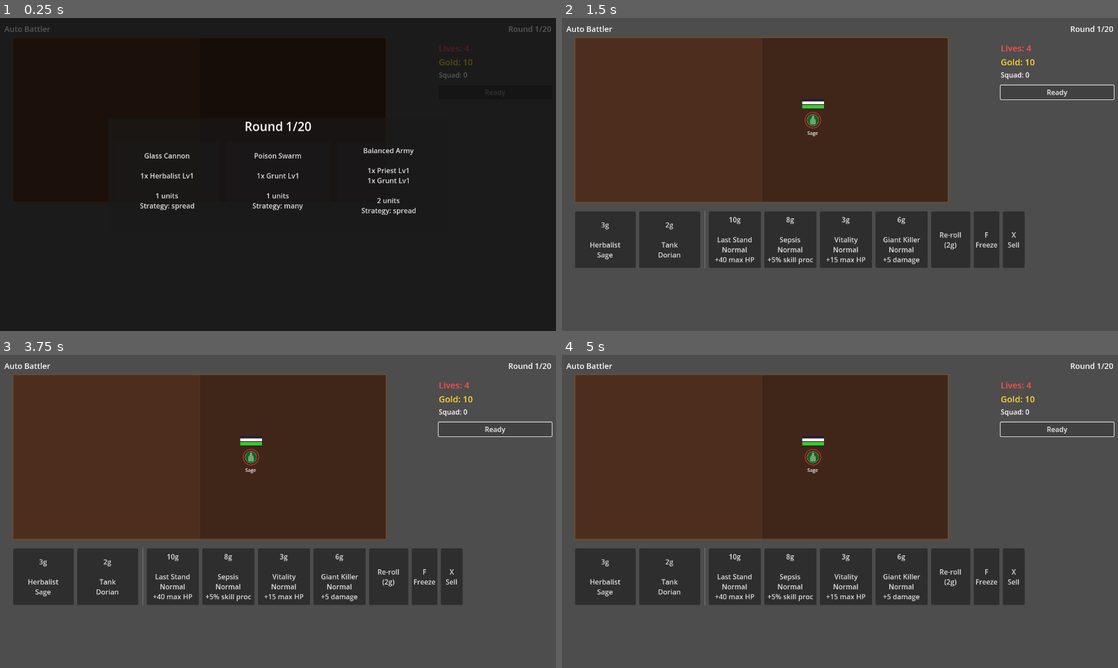
Above: before the commit, frames 1-4 (two rows, left to right).
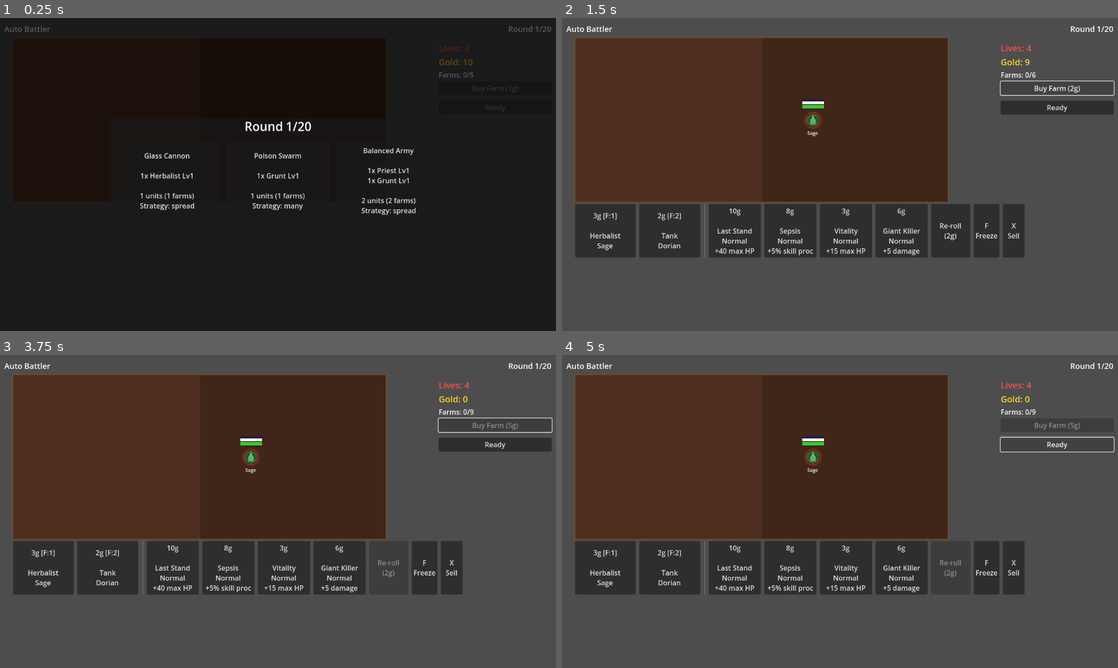
Above: after the commit, the same moments.

Repository: MarcelineVPQ/auto_battler
Game: Godot game, scene res://scenes/main.tscn
Two runs of this game, one before a commit and one after it. Both use one fixed random seed, a clock stepped at 60 frames per second and the inputs below. The engine's default icon, where the game draws it, is replaced by a stand-in: a white triangle on a blue panel in a dark square.
Inputs (mouse positions are in pixels of both pictures, inside the frame that each line leads up to):
- Up to frame 1 (0.25 s): no input
- Up to frame 2 (1.5 s): click (728, 180) at 0.5 s, where only the run before the commit has a clickable "Glass Cannon 1x Herbalist Lv1…"; click (1056, 86) at 1.25 s, where only the run after the commit has a clickable "Buy Farm (1g)"
- Up to frame 3 (3.75 s): click (494, 423) at 2 s, where only the run after the commit has a clickable "Buy Farm (2g)"; click (494, 423) at 2.75 s, where only the run after the commit has a clickable "Buy Farm (3g)"; click (494, 423) at 3.5 s, where only the run after the commit has a clickable "Buy Farm (4g)"
- Up to frame 4 (5 s): click "Ready" at 4.25 s

The runs differ from the first frame. In frame 1, 0.3% of the frame differs, in the area x 25-94%, y 17-60%; in frame 2, 6.8%, in the area x 2-100%, y 13-80%; in frame 3, 6.6%; in frame 4, 5.8%.

Commit message:
Add farm resource system replacing squad cap, with attack range circle fix
Replace the unused squad_cap with a farm-based population system:
- Each hero has a pop_cost (1-4) limiting army composition
- Players start with 5 farms and can buy more at scaling cost (1g, 2g, 3g...)
- Enemy waves use farm-budget scaling (~1 unit round 1, ramping up)
- Shop cards and previews display farm cost alongside gold cost
- Fix attack range circle to follow selected unit during combat

Co-Authored-By: Claude Opus 4.6 <noreply@anthropic.com>

Diff:
--- a/resources/units/archer.tres
+++ b/resources/units/archer.tres
@@ -8,6 +8,7 @@
 unit_name = "Lyra"
 unit_class = "Archer"
 farm_cost = 2
+pop_cost = 3
 max_hp = 55
 damage = 11
 attacks_per_second = 0.8
--- a/resources/units/assassin.tres
+++ b/resources/units/assassin.tres
@@ -8,6 +8,7 @@
 unit_name = "Shade"
 unit_class = "Assassin"
 farm_cost = 3
+pop_cost = 3
 max_hp = 60
 damage = 12
 attacks_per_second = 0.9
--- a/resources/units/grunt.tres
+++ b/resources/units/grunt.tres
@@ -8,6 +8,7 @@
 unit_name = "Korg"
 unit_class = "Grunt"
 farm_cost = 1
+pop_cost = 1
 max_hp = 130
 damage = 7
 attacks_per_second = 1.1
--- a/resources/units/herbalist.tres
+++ b/resources/units/herbalist.tres
@@ -8,6 +8,7 @@
 unit_name = "Sage"
 unit_class = "Herbalist"
 farm_cost = 3
+pop_cost = 1
 max_hp = 90
 damage = 10
 attacks_per_second = 0.7
--- a/resources/units/priest.tres
+++ b/resources/units/priest.tres
@@ -8,6 +8,7 @@
 unit_name = "Helena"
 unit_class = "Priest"
 farm_cost = 1
+pop_cost = 1
 max_hp = 65
 damage = 4
 attacks_per_second = 1.0
--- a/resources/units/summoner.tres
+++ b/resources/units/summoner.tres
@@ -8,6 +8,7 @@
 unit_name = "Nyx"
 unit_class = "Summoner"
 farm_cost = 4
+pop_cost = 4
 max_hp = 50
 damage = 0
 attacks_per_second = 0.2
--- a/resources/units/tank.tres
+++ b/resources/units/tank.tres
@@ -8,6 +8,7 @@
 unit_name = "Dorian"
 unit_class = "Tank"
 farm_cost = 2
+pop_cost = 2
 max_hp = 200
 damage = 8
 attacks_per_second = 0.6
--- a/resources/units/warlock.tres
+++ b/resources/units/warlock.tres
@@ -8,6 +8,7 @@
 unit_name = "Garalt"
 unit_class = "Warlock"
 farm_cost = 2
+pop_cost = 2
 max_hp = 50
 damage = 12
 attacks_per_second = 0.5
--- a/scenes/main.tscn
+++ b/scenes/main.tscn
@@ -56,10 +56,15 @@
 theme_override_font_sizes/font_size = 20
 text = "Gold: 10"
 
-[node name="CapLabel" type="Label" parent="UI/SidePanel"]
+[node name="FarmsLabel" type="Label" parent="UI/SidePanel"]
 layout_mode = 2
 theme_override_font_sizes/font_size = 16
-text = "Squad: 0/6"
+text = "Farms: 0/5"
+
+[node name="BuyFarmButton" type="Button" parent="UI/SidePanel"]
+custom_minimum_size = Vector2(0, 28)
+layout_mode = 2
+text = "Buy Farm (3g)"
 
 [node name="Spacer" type="Control" parent="UI/SidePanel"]
 custom_minimum_size = Vector2(0, 5)
@@ -84,7 +89,7 @@
 offset_left = 1010.0
 offset_top = 220.0
 offset_right = 1270.0
-offset_bottom = 430.0
+offset_bottom = 425.0
 horizontal_scroll_mode = 0
 
 [node name="InfoPanel" type="VBoxContainer" parent="UI/InfoScroll"]
--- a/scripts/autoload/game_manager.gd
+++ b/scripts/autoload/game_manager.gd
@@ -6,11 +6,14 @@
 signal round_ended(player_won: bool)
 signal gold_changed(new_amount: int)
 signal lives_changed(new_lives: int)
+signal farms_changed
 signal game_over
 
 const MAX_ROUNDS: int = 20
 const STARTING_GOLD: int = 10
 const STARTING_LIVES: int = 4
+const STARTING_FARMS: int = 5
+const BASE_FARM_COST: int = 1
 const BASE_INCOME: int = 12
 const INCOME_SCALE_ROUND: int = 7
 const VICTORY_BONUS: int = 2
@@ -22,7 +25,8 @@
 var current_round: int = 0
 var gold: int = STARTING_GOLD
 var lives: int = STARTING_LIVES
-var squad_cap: int = 64  # No artificial cap — limited by board grid slots
+var farms: int = STARTING_FARMS
+var farm_purchases: int = 0
 var last_round_won: bool = false
 
 func change_phase(new_phase: Phase) -> void:
@@ -69,12 +73,26 @@
 		return true
 	return false
 
+func get_farm_cost() -> int:
+	return BASE_FARM_COST + farm_purchases
+
+func buy_farm() -> bool:
+	var cost := get_farm_cost()
+	if not spend_gold(cost):
+		return false
+	farms += 1
+	farm_purchases += 1
+	farms_changed.emit()
+	return true
+
 func reset() -> void:
 	current_phase = Phase.WAVE_SELECT
 	current_round = 0
 	gold = STARTING_GOLD
 	lives = STARTING_LIVES
-	squad_cap = 64
+	farms = STARTING_FARMS
+	farm_purchases = 0
 	last_round_won = false
 	gold_changed.emit(gold)
 	lives_changed.emit(lives)
+	farms_changed.emit()
--- a/scripts/board/board.gd
+++ b/scripts/board/board.gd
@@ -18,6 +18,10 @@
 var targeting_mode: bool = false
 
 @onready var units_container: Node2D = $Units
+
+func _process(_delta: float) -> void:
+	if selected_unit and is_instance_valid(selected_unit) and not selected_unit.is_dead:
+		queue_redraw()
 
 func _draw() -> void:
 	# Arena background
--- a/scripts/data/unit_data.gd
+++ b/scripts/data/unit_data.gd
@@ -4,6 +4,7 @@
 @export var unit_name: String = ""
 @export var unit_class: String = ""
 @export var farm_cost: int = 1
+@export var pop_cost: int = 1    # farm slots this unit occupies
 
 # Combat stats
 @export var max_hp: int = 60
--- a/scripts/main.gd
+++ b/scripts/main.gd
@@ -7,7 +7,8 @@
 @onready var round_label: Label = $UI/TopBar/RoundLabel
 @onready var lives_label: Label = $UI/SidePanel/LivesLabel
 @onready var gold_label: Label = $UI/SidePanel/GoldLabel
-@onready var cap_label: Label = $UI/SidePanel/CapLabel
+@onready var farms_label: Label = $UI/SidePanel/FarmsLabel
+@onready var buy_farm_button: Button = $UI/SidePanel/BuyFarmButton
 @onready var info_scroll: ScrollContainer = $UI/InfoScroll
 @onready var info_panel: VBoxContainer = $UI/InfoScroll/InfoPanel
 @onready var ui_layer: CanvasLayer = $UI
@@ -135,6 +136,12 @@
 var _targeting_upgrade: bool = false
 var _pending_upgrade_slot: int = -1
 
+# Shop confirmation state
+var _selected_shop_slot: int = -1
+var shop_confirm_bar: HBoxContainer
+var buy_button: Button
+var cancel_button: Button
+
 # Currently shown info unit (for refreshing)
 var _info_unit: Unit = null
 
@@ -150,6 +157,7 @@
 	combat_system.combat_ended.connect(_on_combat_ended)
 	combat_system.summon_requested.connect(_on_summon_requested)
 	ready_button.pressed.connect(_on_ready_pressed)
+	buy_farm_button.pressed.connect(_on_buy_farm_pressed)
 
 	GameManager.phase_changed.connect(_on_phase_changed)
 	GameManager.gold_changed.connect(func(_g): _update_ui())
@@ -282,8 +290,8 @@
 		var wave: Dictionary = wave_options[i]
 		var btn := Button.new()
 		btn.custom_minimum_size = Vector2(240, 180)
-		btn.text = "%s\n\n%s\n\n%d units\nStrategy: %s" % [
-			wave.name, wave.enemy_text, wave.total_units, wave.strategy
+		btn.text = "%s\n\n%s\n\n%d units (%d farms)\nStrategy: %s" % [
+			wave.name, wave.enemy_text, wave.total_units, wave.total_farms, wave.strategy
 		]
 		var idx := i
 		btn.pressed.connect(func(): _on_wave_selected(idx))
@@ -302,10 +310,8 @@
 
 func _generate_single_wave() -> Dictionary:
 	var round_num := GameManager.current_round
-	# Aggressive enemy count scaling: starts at 1, reaches ~20 by round 20
-	var min_enemies := clampi(ceili(round_num * 0.6), 1, 16)
-	var max_enemies := clampi(ceili(round_num * 1.1), 1, 22)
-	var enemy_count := randi_range(min_enemies, max_enemies)
+	# Farm budget starts at 1 and scales up: ~1 unit round 1, ~2 round 2, etc.
+	var enemy_farm_budget := round_num + randi_range(0, maxi(round_num / 3, 1))
 
 	# Enemy level scales with rounds
 	var base_level := clampi(ceili(round_num / 3.0), 1, 7)
@@ -315,15 +321,20 @@
 	var weighted_pool: Array[UnitData] = _build_weighted_pool(strat.weights)
 
 	var enemies: Array[Dictionary] = []
+	var budget_used := 0
+	var max_attempts := 50
+	var attempts := 0
 	# Group enemies by class+level for display
 	var counts: Dictionary = {}
-	for j in range(enemy_count):
+	while budget_used < enemy_farm_budget and attempts < max_attempts:
 		var data: UnitData = weighted_pool.pick_random()
-		# Vary level slightly: base_level +/- 1
-		var lvl := clampi(base_level + randi_range(-1, 1), 1, 10)
-		enemies.append({"data": data, "level": lvl})
-		var key := "%s Lv%d" % [data.unit_class, lvl]
-		counts[key] = counts.get(key, 0) + 1
+		if budget_used + data.pop_cost <= enemy_farm_budget:
+			var lvl := clampi(base_level + randi_range(-1, 1), 1, 10)
+			enemies.append({"data": data, "level": lvl})
+			budget_used += data.pop_cost
+			var key := "%s Lv%d" % [data.unit_class, lvl]
+			counts[key] = counts.get(key, 0) + 1
+		attempts += 1
 
 	var enemy_text := ""
 	for key in counts:
@@ -333,7 +344,8 @@
 		"name": strat.label,
 		"strategy": strat.strategy,
 		"enemies": enemies,
-		"total_units": enemy_count,
+		"total_units": enemies.size(),
+		"total_farms": budget_used,
 		"enemy_text": enemy_text.strip_edges(),
 	}
 
@@ -384,16 +396,16 @@
 
 func _build_shop_bar() -> void:
 	shop_bar = HBoxContainer.new()
-	shop_bar.position = Vector2(30, 445)
+	shop_bar.position = Vector2(30, 428)
 	shop_bar.add_theme_constant_override("separation", 8)
 	ui_layer.add_child(shop_bar)
 
 	for i in range(HERO_SHOP_SLOTS + UPGRADE_SHOP_SLOTS):
 		var btn := Button.new()
 		if i < HERO_SHOP_SLOTS:
-			btn.custom_minimum_size = Vector2(140, 130)
+			btn.custom_minimum_size = Vector2(140, 90)
 		else:
-			btn.custom_minimum_size = Vector2(120, 130)
+			btn.custom_minimum_size = Vector2(120, 90)
 		var idx := i
 		btn.pressed.connect(func(): _on_shop_card_pressed(idx))
 		shop_bar.add_child(btn)
@@ -405,24 +417,43 @@
 	shop_bar.move_child(sep, HERO_SHOP_SLOTS)
 
 	reroll_button = Button.new()
-	reroll_button.custom_minimum_size = Vector2(90, 130)
+	reroll_button.custom_minimum_size = Vector2(90, 90)
 	reroll_button.text = "Re-roll\n(%dg)" % GameManager.REROLL_COST
 	reroll_button.pressed.connect(_on_reroll_pressed)
 	shop_bar.add_child(reroll_button)
 
 	freeze_button = Button.new()
-	freeze_button.custom_minimum_size = Vector2(50, 130)
+	freeze_button.custom_minimum_size = Vector2(50, 90)
 	freeze_button.text = "F\nFreeze"
 	freeze_button.pressed.connect(_on_freeze_pressed)
 	shop_bar.add_child(freeze_button)
 
 	sell_button = Button.new()
-	sell_button.custom_minimum_size = Vector2(50, 130)
+	sell_button.custom_minimum_size = Vector2(50, 90)
 	sell_button.text = "X\nSell"
 	sell_button.pressed.connect(_on_sell_pressed)
 	shop_bar.add_child(sell_button)
 
+	# Confirm bar (Buy / Cancel) — hidden until a shop card is selected
+	shop_confirm_bar = HBoxContainer.new()
+	shop_confirm_bar.add_theme_constant_override("separation", 6)
+	shop_confirm_bar.visible = false
+	ui_layer.add_child(shop_confirm_bar)
+
+	buy_button = Button.new()
+	buy_button.text = "Buy"
+	buy_button.custom_minimum_size = Vector2(60, 30)
+	buy_button.pressed.connect(_confirm_shop_purchase)
+	shop_confirm_bar.add_child(buy_button)
+
+	cancel_button = Button.new()
+	cancel_button.text = "Cancel"
+	cancel_button.custom_minimum_size = Vector2(60, 30)
+	cancel_button.pressed.connect(_cancel_shop_selection)
+	shop_confirm_bar.add_child(cancel_button)
+
 func _roll_shop() -> void:
+	_cancel_shop_selection()
 	shop_slots.clear()
 	for i in range(HERO_SHOP_SLOTS):
 		var data: UnitData = hero_pool.pick_random()
@@ -447,7 +478,7 @@
 			btn.disabled = true
 		elif slot.type == "hero":
 			var data: UnitData = slot.data
-			var label := "%dg\n\n%s\n%s" % [data.farm_cost, data.unit_class, data.unit_name]
+			var label := "%dg [F:%d]\n\n%s\n%s" % [data.farm_cost, data.pop_cost, data.unit_class, data.unit_name]
 			if _find_player_unit_by_class(data.unit_class):
 				label += "\n\nAuto: Use as EXP\n(Shift: new copy)"
 			btn.text = label
@@ -463,6 +494,8 @@
 				btn.modulate = Color(0.85, 0.6, 1.0)
 			elif upgrade.rarity == "Epic":
 				btn.modulate = Color(1.0, 0.7, 0.3)
+		if i == _selected_shop_slot and not slot.sold:
+			btn.modulate = btn.modulate.lightened(0.35)
 
 	reroll_button.text = "Re-roll\n(%dg)" % GameManager.REROLL_COST
 	reroll_button.disabled = GameManager.gold < GameManager.REROLL_COST
@@ -478,10 +511,38 @@
 	var slot: Dictionary = shop_slots[idx]
 	if slot.sold:
 		return
+	_select_shop_slot(idx)
+
+func _select_shop_slot(idx: int) -> void:
+	_selected_shop_slot = idx
+	_update_shop_display()
+	# Position confirm bar below the selected shop button
+	var btn: Button = shop_buttons[idx]
+	var btn_global := btn.global_position
+	shop_confirm_bar.position = Vector2(btn_global.x, btn_global.y + btn.size.y + 4)
+	shop_confirm_bar.visible = true
+	_show_shop_preview(idx)
+
+func _cancel_shop_selection() -> void:
+	if _selected_shop_slot < 0:
+		return
+	_selected_shop_slot = -1
+	shop_confirm_bar.visible = false
+	_hide_info_panel()
+	_update_shop_display()
+
+func _confirm_shop_purchase() -> void:
+	if _selected_shop_slot < 0:
+		return
+	var idx := _selected_shop_slot
+	var slot: Dictionary = shop_slots[idx]
+	_selected_shop_slot = -1
+	shop_confirm_bar.visible = false
 	if slot.type == "hero":
 		_buy_hero(idx)
 	else:
 		_buy_upgrade(idx)
+	_update_shop_display()
 
 func _buy_hero(idx: int) -> void:
 	var slot: Dictionary = shop_slots[idx]
@@ -500,9 +561,8 @@
 		_update_ui()
 		return
 
-	# Spawn new unit
-	var player_count := board.get_units_on_team(Unit.Team.PLAYER).size()
-	if player_count >= GameManager.squad_cap:
+	# Spawn new unit — check farm budget
+	if _get_farms_used() + data.pop_cost > GameManager.farms:
 		return
 	if not GameManager.spend_gold(slot.cost):
 		return
@@ -589,6 +649,7 @@
 
 func _hide_shop() -> void:
 	shop_bar.visible = false
+	shop_confirm_bar.visible = false
 
 # ── Sell ─────────────────────────────────────────────────────
 
@@ -927,6 +988,15 @@
 	if GameManager.current_phase == GameManager.Phase.WAVE_SELECT:
 		return
 
+	# Cancel shop selection on right-click or Escape
+	if _selected_shop_slot >= 0:
+		if event is InputEventMouseButton and event.button_index == MOUSE_BUTTON_RIGHT and event.pressed:
+			_cancel_shop_selection()
+			return
+		if event is InputEventKey and event.pressed and event.keycode == KEY_ESCAPE:
+			_cancel_shop_selection()
+			return
+
 	# Cancel upgrade targeting on right-click or Escape
 	if _targeting_upgrade:
 		if event is InputEventMouseButton and event.button_index == MOUSE_BUTTON_RIGHT and event.pressed:
@@ -1012,6 +1082,7 @@
 		return
 	if board.get_units_on_team(Unit.Team.PLAYER).is_empty():
 		return
+	_cancel_shop_selection()
 	_save_squad()
 	_hide_shop()
 	_hide_info_panel()
@@ -1063,14 +1134,29 @@
 	ready_button.disabled = true
 	_hide_shop()
 
+# ── Farm Helpers ─────────────────────────────────────────────
+
+func _get_farms_used() -> int:
+	var total := 0
+	for unit in board.get_units_on_team(Unit.Team.PLAYER):
+		total += unit.unit_data.pop_cost
+	return total
+
+func _on_buy_farm_pressed() -> void:
+	if GameManager.current_phase != GameManager.Phase.PREP:
+		return
+	GameManager.buy_farm()
+	_update_ui()
+
 # ── UI Updates ──────────────────────────────────────────────
 
 func _update_ui() -> void:
 	round_label.text = "Round %d/%d" % [GameManager.current_round, GameManager.MAX_ROUNDS]
 	lives_label.text = "Lives: %d" % GameManager.lives
 	gold_label.text = "Gold: %d" % GameManager.gold
-	var player_count := board.get_units_on_team(Unit.Team.PLAYER).size()
-	cap_label.text = "Squad: %d" % player_count
+	farms_label.text = "Farms: %d/%d" % [_get_farms_used(), GameManager.farms]
+	buy_farm_button.text = "Buy Farm (%dg)" % GameManager.get_farm_cost()
+	buy_farm_button.disabled = GameManager.gold < GameManager.get_farm_cost() or GameManager.current_phase != GameManager.Phase.PREP
 
 	match GameManager.current_phase:
 		GameManager.Phase.WAVE_SELECT:
@@ -1106,7 +1192,7 @@
 	# Header
 	var header := Label.new()
 	header.add_theme_font_size_override("font_size", 16)
-	var header_text := "%s\n%s  (Cost: %dg)" % [unit.unit_data.unit_name, unit.unit_data.unit_class, unit.unit_data.farm_cost]
+	var header_text := "%s\n%s  (Cost: %dg  Farms: %d)" % [unit.unit_data.unit_name, unit.unit_data.unit_class, unit.unit_data.farm_cost, unit.unit_data.pop_cost]
 	header_text += "\nLevel %d  xp %d/%d" % [unit.level, unit.xp, Unit.XP_TO_LEVEL]
 	header.text = header_text
 	info_panel.add_child(header)
@@ -1180,6 +1266,66 @@
 	lbl.text = "     %s: %s" % [label_text, value_text]
 	info_panel.add_child(lbl)
 
+func _show_shop_preview(idx: int) -> void:
+	var slot: Dictionary = shop_slots[idx]
+	_info_unit = null
+	info_scroll.visible = true
+
+	# Clear existing children
+	while info_panel.get_child_count() > 0:
+		var child := info_panel.get_child(0)
+		info_panel.remove_child(child)
+		child.queue_free()
+
+	if slot.type == "hero":
+		var data: UnitData = slot.data
+		var header := Label.new()
+		header.add_theme_font_size_override("font_size", 16)
+		header.text = "%s\n%s  (Cost: %dg  Farms: %d)" % [data.unit_name, data.unit_class, data.farm_cost, data.pop_cost]
+		var merge_target := _find_player_unit_by_class(data.unit_class)
+		if merge_target:
+			header.text += "\nAuto-merge into existing unit"
+		info_panel.add_child(header)
+
+		info_panel.add_child(HSeparator.new())
+
+		var stats := Label.new()
+		stats.add_theme_font_size_override("font_size", 13)
+		stats.text = "Damage: %d\nAtk/Sec: %.2f\nAbility CD: %.1fs\nHealth: %d\nMana: %d\nArmor: %d\nEvasion: %.0f%%\nAtk Range: %.0f\nMove Speed: %.0f\nCrit: %.0f%%\nSkill Proc: %.0f%%" % [
+			data.damage, data.attacks_per_second, data.ability_cooldown,
+			data.max_hp, data.max_mana, data.armor, data.evasion,
+			data.attack_range, data.move_speed, data.crit_chance, data.skill_proc_chance
+		]
+		info_panel.add_child(stats)
+
+		info_panel.add_child(HSeparator.new())
+
+		var extras := Label.new()
+		extras.add_theme_font_size_override("font_size", 12)
+		var text := "Ability: %s" % data.ability_name
+		if data.skill_name != "":
+			text += "\nSkill: %s" % data.skill_name
+		if data.boosted_stats.size() > 0:
+			text += "\nBoosted: %s" % ", ".join(data.boosted_stats)
+		extras.text = text
+		info_panel.add_child(extras)
+	else:
+		var upgrade: Dictionary = slot.data
+		var header := Label.new()
+		header.add_theme_font_size_override("font_size", 16)
+		header.text = "%s\n%s  (Cost: %dg)" % [upgrade.name, upgrade.rarity, upgrade.cost]
+		info_panel.add_child(header)
+
+		info_panel.add_child(HSeparator.new())
+
+		var desc := Label.new()
+		desc.add_theme_font_size_override("font_size", 13)
+		var desc_text := "Effect: %s" % upgrade.desc
+		if upgrade.has("class_req"):
+			desc_text += "\nRequires: %s" % upgrade.class_req
+		desc.text = desc_text
+		info_panel.add_child(desc)
+
 func _hide_info_panel() -> void:
 	info_scroll.visible = false
 	_info_unit = null
